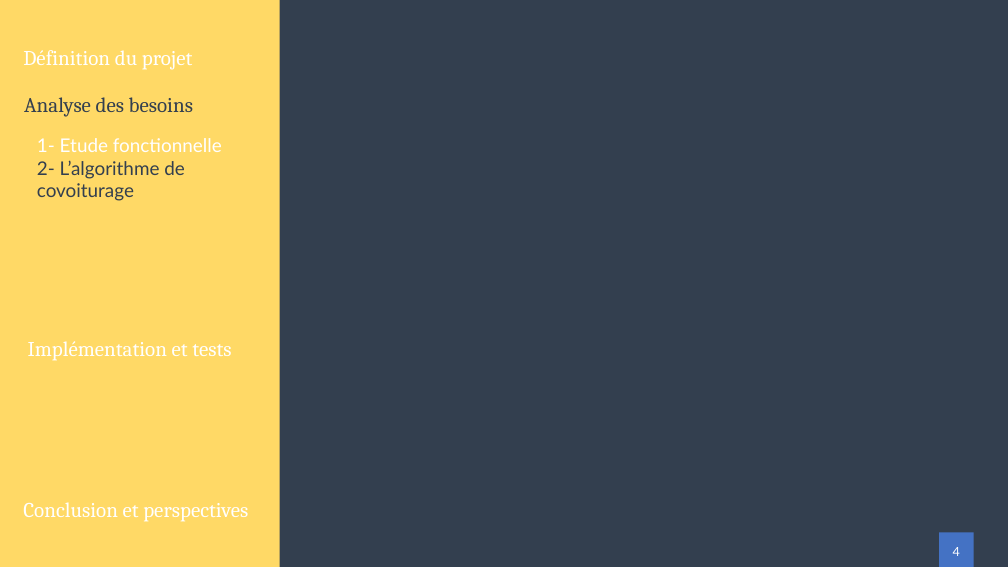
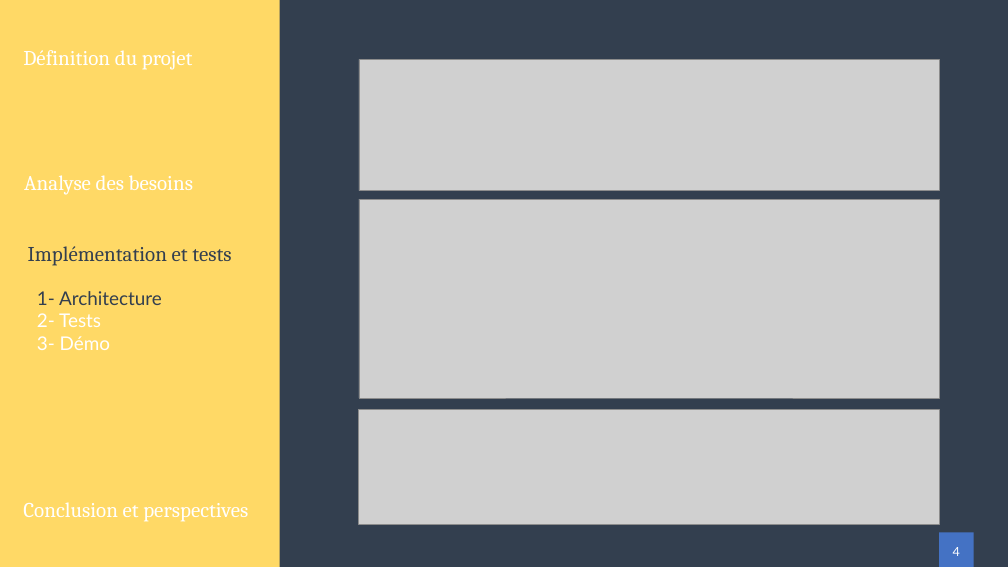
Before and after one commit to Zeuzif/thesis, a slide deck: slide 16 of presentation/Presentation.pptx (slide 15 before the commit). Drawn at 1008x567 pixels with LibreOffice and Linux fonts; fonts in the diff are those of the drawing; grey boxes stand for pictures. Boxes give left, top, right and bottom in pixels: in the first picture for what was removed or moved away, otherwise in the second. Text is boxed around its words. In the diff, an @@ line names an element or a change of style, - is before the commit and + after.

Commit message:
presentation v0.2

```diff
--- a/presentation/Presentation.pptx
+++ b/presentation/Presentation.pptx
@@ picture added at (359,59,939,191) @@
@@ text "Analyse des besoins": place and size @@
-text "Analyse des besoins" at (24,97,193,117)
+text "Analyse des besoins" at (24,175,193,195)
@@ text "Analyse des besoins" at (24,175,193,195): text colour #333F50 to #FFFFFF @@
@@ picture added at (359,199,939,398) @@
@@ text "Implémentation et tests": place and size @@
-text "Implémentation et tests" at (28,341,231,361)
+text "Implémentation et tests" at (28,246,231,266)
@@ text "Implémentation et tests" at (28,246,231,266): text colour #FFFFFF to #333F50 @@
@@ text at (37,291,162,350): text changed @@
-1- Etude fonctionnelle
-2- L’algorithme de covoiturage
+1- Architecture
+2- Tests
+3- Démo
@@ picture added at (359,410,940,524) @@
```
Also in this commit, not shown: 1 other slide changed, 7 slides added, 5 other files.
